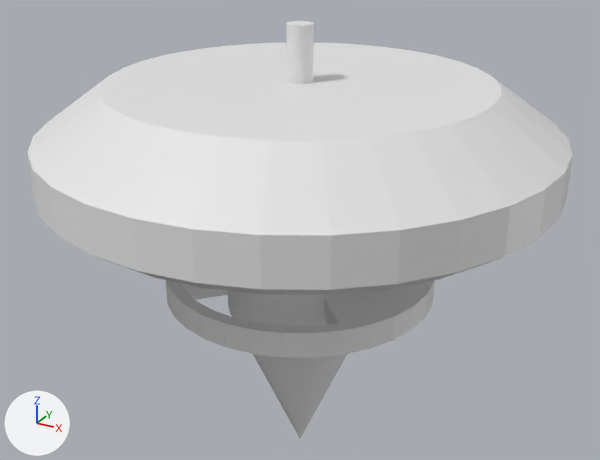
Two versions of the OBJ model DirectXGame/Resources/Player/Player.obj, one commit apart.
Rendered twice from a 50 mm lens placed at (2.96, -5.39, 4.75), pointed at (-0.04, 0.07, 2.02). The lights are fixed; the arrows at lower left show +X, +Y and +Z. Where no turn or scale is listed for an object, it has been applied to the vertices.

Names of what the first picture shows: '円柱', '円柱.001', '円柱.002', '円柱.003', '円錐'.
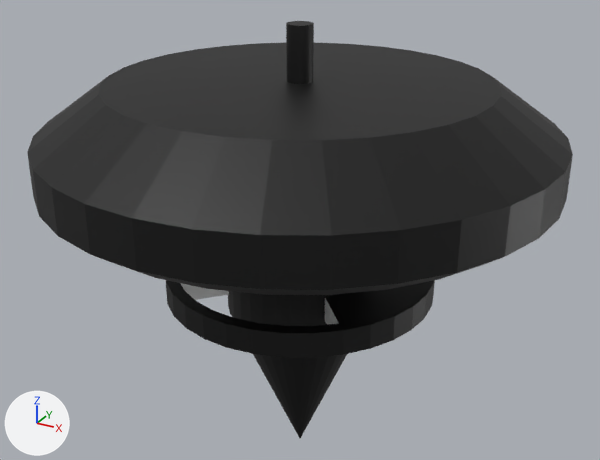
The edits, one by one:
Material 'マテリアル.005' (mat_マテリアル_005) is new.
Its base color is (0.0, 0.0, 0.0) (black #000000).
Material 'Material' (mat_material) is new.
Its base color is (0.8, 0.8, 0.8) (white #e7e7e7).
Its roughness is 1.0.
Material 'マテリアル.004' (mat_マテリアル_004) is new.
Its base color is (0.0, 0.0, 0.0) (black #000000).
Material 'マテリアル' (mat_マテリアル) is new.
Its base color is (0.0, 0.0, 0.0) (black #000000).
Material 'マテリアル.001' (mat_マテリアル_001) is new.
Its base color is (0.0, 0.0, 0.0) (black #000000).
Material 'マテリアル.003' (mat_マテリアル_003) is new.
Its base color is (0.0, 0.0, 0.0) (black #000000).
me_円柱 has 64 vertices, 124 faces and spans x -0.6..0.6, y -0.6..0.6, z 1.393..2.193.
me_円柱 now uses material mat_マテリアル_003 (black #000000).
me_円柱_001 has 128 vertices, 252 faces and spans x -2.0..2.0, y -2.0..2.0, z 2.44..3.28.
me_円柱_001 now uses material mat_マテリアル_001 (black #000000).
me_円柱_002 has 64 vertices, 124 faces and spans x -0.1..0.1, y -0.1..0.1, z 3.1..3.7.
me_円柱_002 now uses material mat_マテリアル (black #000000).
me_円柱_003 has 120 vertices, 244 faces and spans x -1.1..1.1, y -1.1..1.1, z 1.55..1.75.
me_円柱_003 is used by ob_円柱_003; location (0.0, 0.0, 0.0).
me_円柱_003 part 1: 188 of the faces centred in x -1.09..1.09, y -1.09..1.09, z 1.55..1.75 switch from no material to mat_マテリアル_004 (black #000000).
me_円柱_003 now uses material mat_material (white #e7e7e7).
me_円錐 has 33 vertices, 62 faces and spans x -0.6..0.6, y -0.6..0.6, z -0.007..1.393.
me_円錐 now uses material mat_マテリアル_005 (black #000000).

Location of each change, [x1, y1, x2, y2] in pixels of the pictures (600 x 460 px):
'円柱.001', recoloured (white to black): [27, 43, 573, 295] in both
'円錐', recoloured (white to black): [231, 315, 347, 438] in both
'円柱', recoloured (white to black): [228, 291, 338, 326] in both
'円柱.002', recoloured (white to black): [286, 21, 314, 84] in both
part 1 of me_円柱_003, recoloured (white to black): [166, 280, 435, 358] in both
